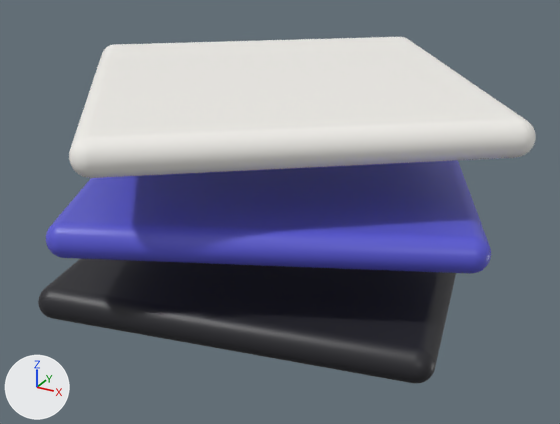
One commit to the glTF model packages/assets/3d/layers/layers.glb: the scene before it, then after it.
Both versions are drawn from a camera (50 mm lens) standing at (1.75, -3.19, 1.38) and looking at (0.04, -0.08, -0.17). Every picture has the same lights, and +X, +Y and +Z are marked at lower left. The older version comes first. Vertices at exactly the same position are counted once.

Script lines for the objects in view, before the commit:
```python
mat_primary = principled_material('primary')
mat_primary.base_color = (0.105, 0.105, 0.672)  # blue #5b5bd6
mat_primary.roughness = 0.38
me_layers = bpy.data.meshes.new('layers')
me_layers.from_pydata(...)  # 2892 vertices, 5772 faces; spans x -1.23..1.23, y -1.23..1.23, z -0.5..0.5
# faces by material slot: [1924, 1924, 1924]
me_layers.materials.append(mat_ink)  # black #27272c
me_layers.materials.append(mat_primary)  # blue #5b5bd6
me_layers.materials.append(mat_surface)  # white #f3f1ec
ob_layers = bpy.data.objects.new('layers', me_layers)
ob_layers.location = (0.0, 0.0, 0.0)
```
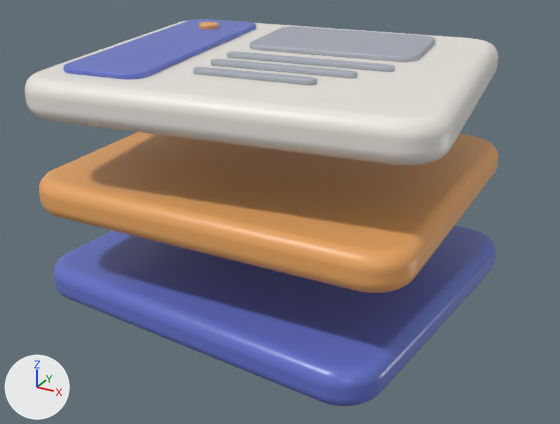
Changed parts and their boxes [x1, y1, x2, y2] in the pictures (560 x 424 px):
'layers', recoloured, reshaped (11% taller)
    before: [38, 37, 536, 384]
    after: [25, 19, 498, 406]
part 1 of me_layers, rebuilt
    before: [38, 259, 456, 384]
    after: [54, 225, 496, 406]
part 2 of me_layers, rebuilt
    before: [46, 160, 491, 274]
    after: [39, 132, 498, 293]
part 3 of me_layers, rebuilt
    before: [69, 37, 536, 178]
    after: [25, 20, 498, 165]
part 4 of me_layers, added (blue)
    after: [63, 19, 256, 79]
part 5 of me_layers, added
    after: [250, 26, 436, 62]
part 6 of me_layers, added
    after: [227, 51, 395, 72]
part 7 of me_layers, added
    after: [211, 59, 358, 78]
part 8 of me_layers, added
    after: [193, 67, 317, 85]
part 9 of me_layers, added
    after: [199, 22, 219, 29]

The change in detail:
Material 'primary' (mat_primary) changes colour from blue #5b5bd6 to blue #6574cd; in linear values from (0.105, 0.105, 0.672) to (0.13, 0.175, 0.61).
Material 'accent' (mat_accent) is new.
Its base color is (0.855, 0.402, 0.13) (orange #eeaa65).
Its roughness is 0.38.
Material 'neutral' (mat_neutral) is new.
Its base color is (0.392, 0.418, 0.485) (grey #a8adb9).
Its roughness is 0.46.
me_layers is used by ob_layers; location (0.0, 0.0, 0.0).
me_layers had 2892 vertices, 5772 faces and spanned x -1.23..1.23, y -1.23..1.23, z -0.5..0.5.
me_layers no longer uses material mat_ink (black #27272c).
me_layers now has 4418 vertices, 8800 faces and spans x -1.0..1.0, y -0.91..0.91, z -0.59..0.63.
me_layers part 1: the loose piece of 964 vertices spanning x -1.05..1.05, y -1.05..1.05, z -0.5..-0.34 is rebuilt with 528 vertices and now spans x -0.98..0.98, y -0.89..0.89, z -0.59..-0.41, in mat_primary (blue #6574cd).
me_layers part 2: the loose piece of 964 vertices spanning x -1.16..1.16, y -1.16..1.16, z -0.08..0.08 is rebuilt with 528 vertices and now spans x -0.94..0.94, y -0.84..0.84, z -0.09..0.09, in mat_accent (orange #eeaa65).
me_layers part 3: the loose piece of 964 vertices spanning x -1.23..1.23, y -1.23..1.23, z 0.34..0.5 is rebuilt with 528 vertices and now spans x -1.0..1.0, y -0.91..0.91, z 0.41..0.59.
me_layers part 4: a new loose piece of 528 vertices spanning x -0.85..-0.3, y -0.74..0.59, z 0.59..0.61, in mat_primary (blue #6574cd).
me_layers part 5: a new loose piece of 528 vertices spanning x -0.29..0.6, y 0.06..0.69, z 0.58..0.62, in mat_neutral (grey #a8adb9).
me_layers part 6: a new loose piece of 528 vertices spanning x -0.22..0.58, y -0.15..0.0, z 0.59..0.61, in mat_neutral (grey #a8adb9).
me_layers part 7: a new loose piece of 528 vertices spanning x -0.19..0.48, y -0.32..-0.19, z 0.59..0.61, in mat_neutral (grey #a8adb9).
me_layers part 8: a new loose piece of 528 vertices spanning x -0.17..0.38, y -0.49..-0.37, z 0.59..0.61, in mat_neutral (grey #a8adb9).
me_layers part 9: a new loose piece of 194 vertices spanning x -0.68..-0.57, y 0.29..0.4, z 0.61..0.63, in mat_accent (orange #eeaa65).
me_layers gains material mat_accent (orange #eeaa65).
me_layers gains material mat_neutral (grey #a8adb9).
